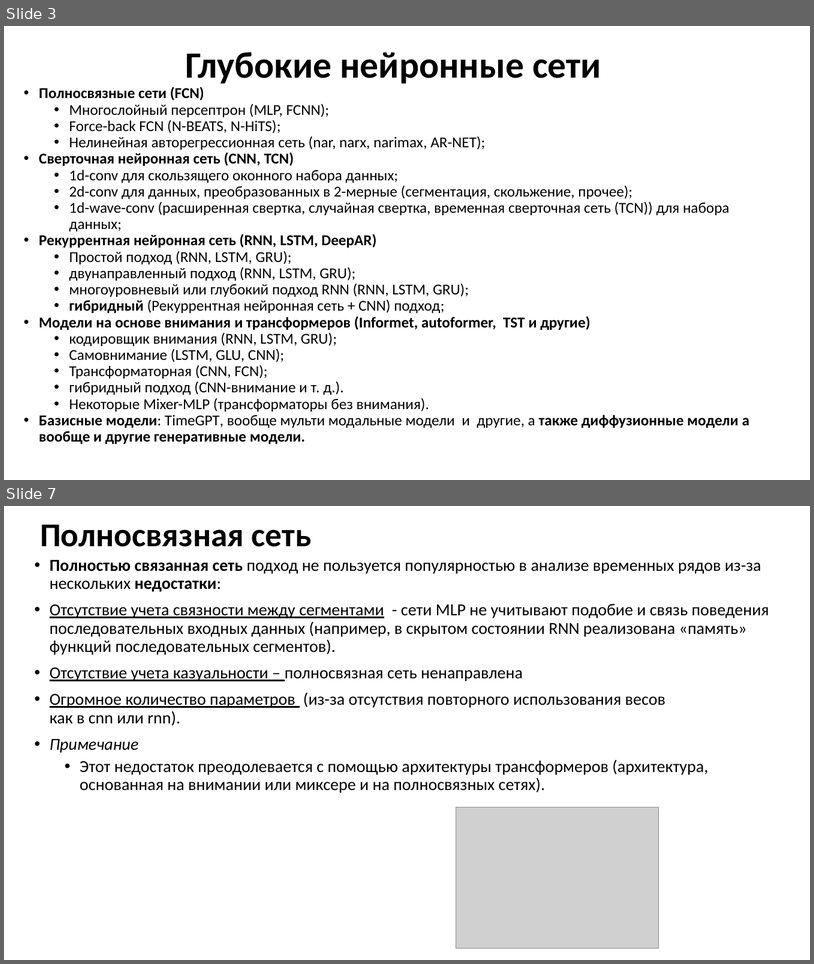
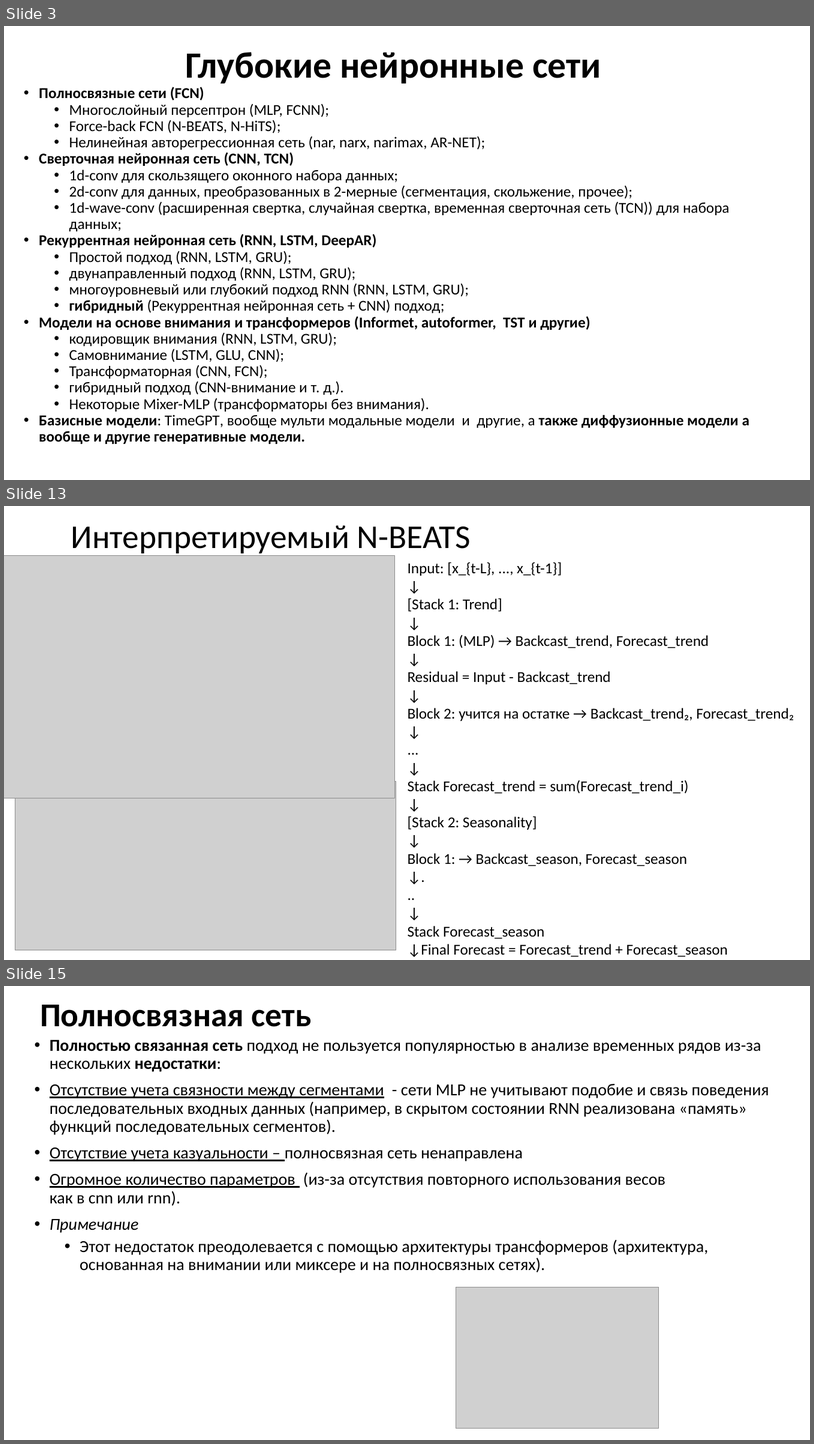
Before and after one commit to MVRonkin/TimeSeriesCourse, a slide deck: 2025/LEC/07 глубокое обучение нейронных сетей.pptx. Shown one above the other, each under a label of ours: slides 3 and 7 before the commit, slides 3, 13 and 15 after it; the slides between them are not shown. The pictures are 814x964 and 814x1444 pixels, drawn with LibreOffice and Linux fonts; fonts in the diff are those of the drawing; grey boxes stand for pictures. Boxes give left, top, right and bottom in pixels: in the first picture for what was removed or moved away, otherwise in the second. Text is boxed around its words. In the diff, an @@ line names an element or a change of style, - is before the commit and + after.

```diff
--- a/2025/LEC/07 глубокое обучение нейронных сетей.pptx
+++ b/2025/LEC/07 глубокое обучение нейронных сетей.pptx
@@ slide 13 added at (4,506,810,960), background #FFFFFF @@
@@ title added at (71,525,471,556), 39.6 pt, text #000000 @@
+Интерпретируемый N-BEATS
@@ picture added at (4,556,395,798) @@
@@ text added at (408,562,794,957), 18 pt, text #000000 @@
+Input: [x_{t-L}, ..., x_{t-1}]
+↓
+[Stack 1: Trend]
+↓
+Block 1: (MLP) → Backcast_trend, Forecast_trend
+↓
+Residual = Input - Backcast_trend
+↓
+Block 2: учится на остатке → Backcast_trend₂, Forecast_trend₂ ↓
+...
+↓
+Stack Forecast_trend = sum(Forecast_trend_i)
+↓
+[Stack 2: Seasonality]
+↓
+Block 1: → Backcast_season, Forecast_season
+↓.
+..
+↓
+Stack Forecast_season
+↓Final Forecast = Forecast_trend + Forecast_season
@@ picture added at (15,781,396,949) @@
@@ what was slide 7 is now slide 15 @@
```
Also in this commit, not shown: 1 slide changed, 10 other slides added, 1 slide removed, 4 other files.
